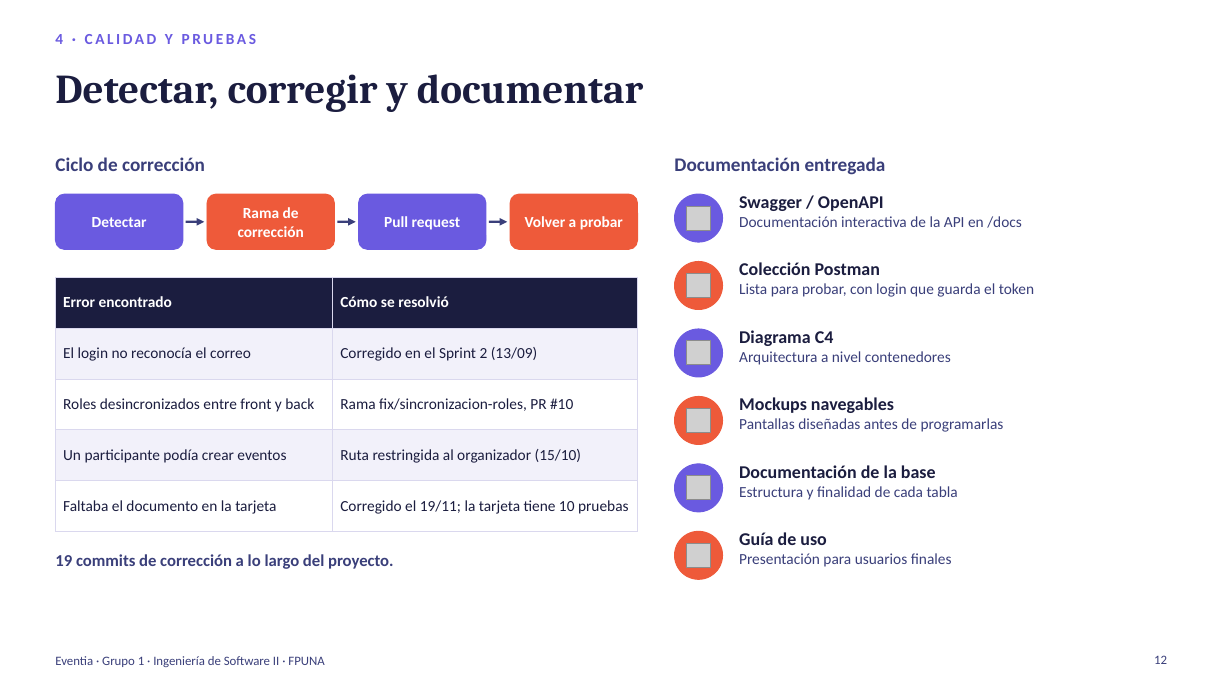
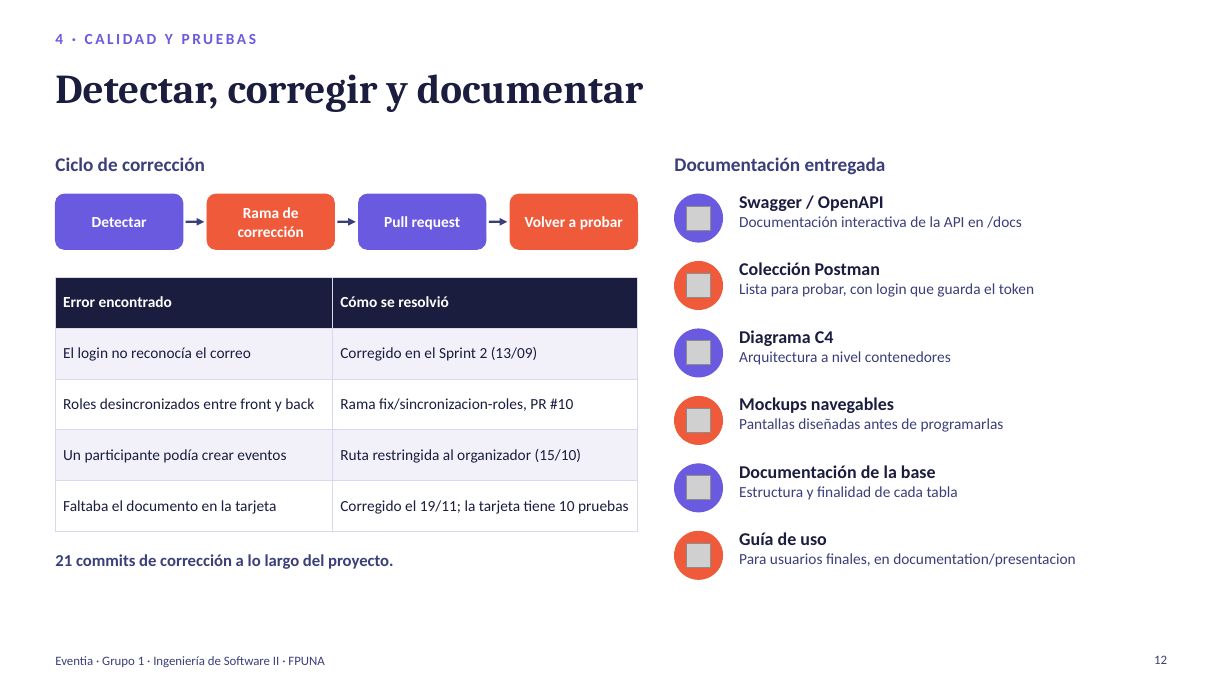
Before and after one commit to TobiasMiranda-FPUNA/Grupo-1-ING.-SOFT-II-Eventia, a slide deck: slide 12 of documentation/presentacion/Eventia_Presentacion.pptx. Drawn at 1232x693 pixels with LibreOffice and Linux fonts; fonts in the diff are those of the drawing; grey boxes stand for pictures. Boxes give left, top, right and bottom in pixels: in the first picture for what was removed or moved away, otherwise in the second. Text is boxed around its words. In the diff, an @@ line names an element or a change of style, - is before the commit and + after.

```diff
--- a/documentation/presentacion/Eventia_Presentacion.pptx
+++ b/documentation/presentacion/Eventia_Presentacion.pptx
@@ text at (x1=55, y1=554, x2=394, y2=569): text changed @@
-19 commits de corrección a lo largo del proyecto.
+21 commits de corrección a lo largo del proyecto.
@@ text at (x1=739, y1=553, x2=1076, y2=567): text changed @@
-Presentación para usuarios finales
+Para usuarios finales, en documentation/presentacion
```
Also in this commit, not shown: 1 other slide changed, 3 other files.
